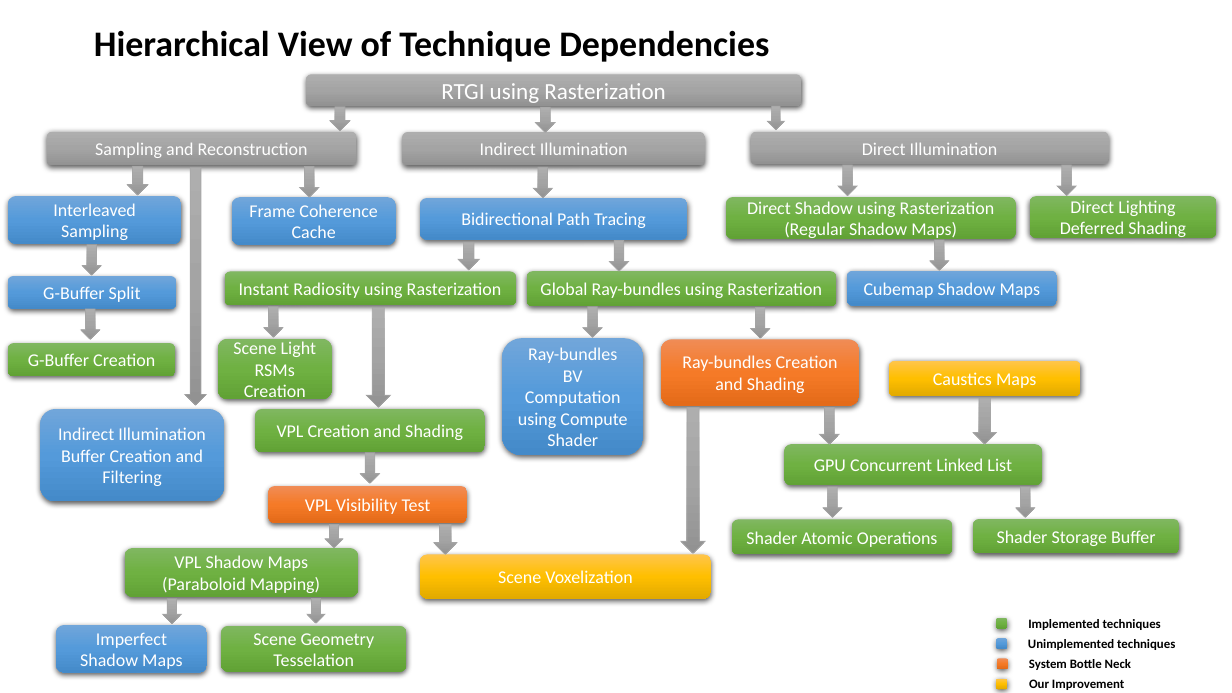
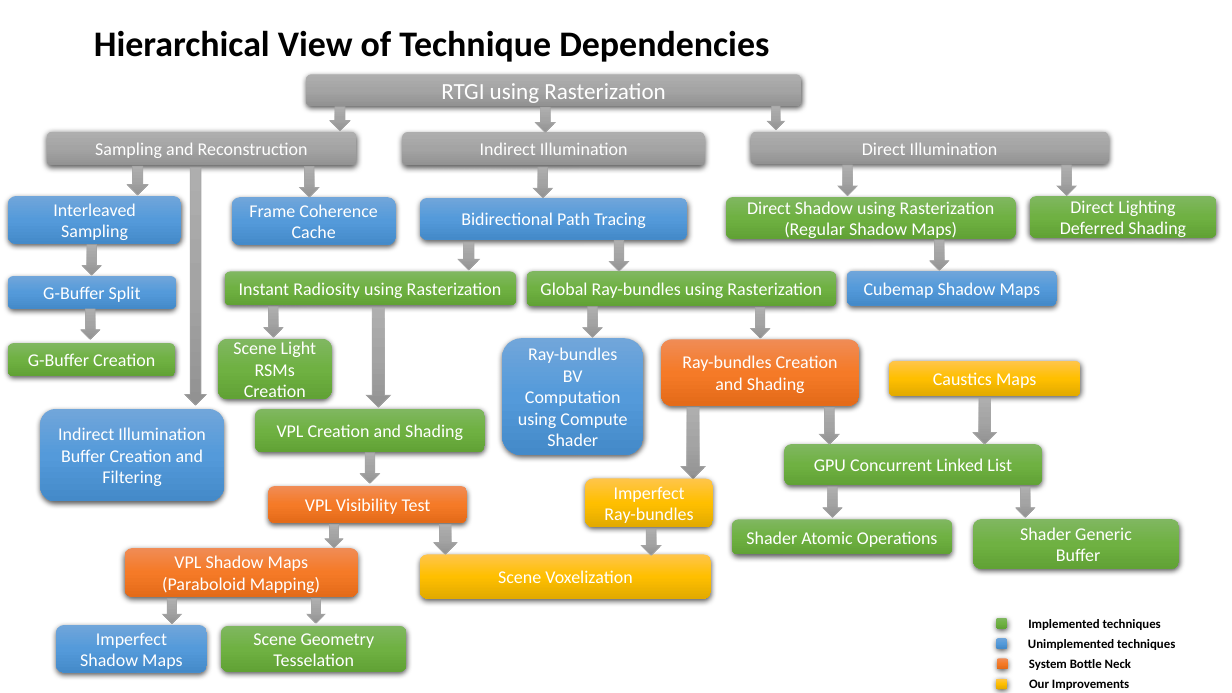
Before and after one commit to jazzboysc/RTGI, a slide deck: slide 3 of Docs/RTGI using rasterization.pptx. Drawn at 1232x693 pixels with LibreOffice and Linux fonts; fonts in the diff are those of the drawing. Boxes give left, top, right and bottom in pixels: in the first picture for what was removed or moved away, otherwise in the second. Text is boxed around its words. In the diff, an @@ line names an element or a change of style, - is before the commit and + after.

```diff
--- a/Docs/RTGI using rasterization.pptx
+++ b/Docs/RTGI using rasterization.pptx
@@ down arrow: place and size @@
-down arrow at (681, 408, 705, 554)
+down arrow at (681, 408, 705, 479)
@@ rounded rectangle added at (585, 479, 714, 528), fill gradient #FFC64B to #FFC000 to #E3AB00, 14 pt, text #FFFFFF @@
+Imperfect Ray-bundles
@@ down arrow added at (641, 530, 662, 555), fill gradient #AFAFAF to #A5A5A5 to #939393, outline #A5A5A5 0.5 pt @@
@@ rounded rectangle "Shader Generic": place and size @@
-rounded rectangle "Shader Generic" at (973, 519, 1179, 554)
+rounded rectangle "Shader Generic" at (973, 519, 1179, 569)
@@ text in rounded rectangle at (1020, 527, 1132, 561): text changed @@
-Shader Storage Buffer
+Shader Generic
+Buffer
@@ rounded rectangle "VPL Shadow Maps (Paraboloid Mapping)" at (125, 548, 359, 597): fill gradient #81B861 to #6FB242 to #62A336 to gradient #F18C57 to #F67B28 to #E56C19 @@
@@ text at (1029, 679, 1129, 690): text changed @@
-Our Improvement
+Our Improvements
```
